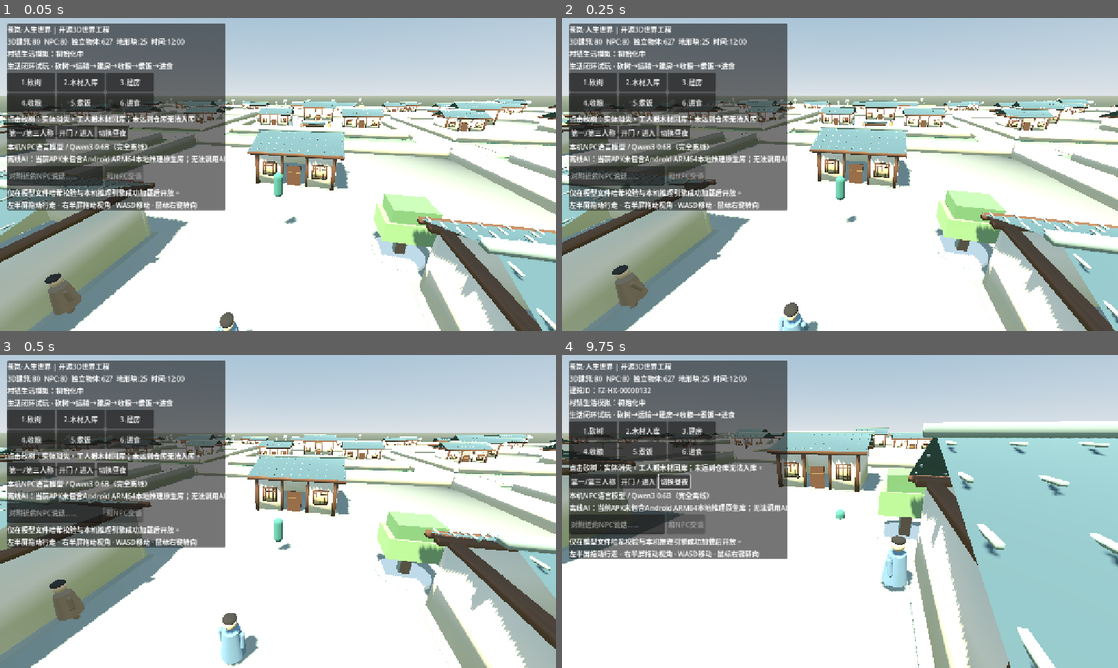
Above: before the commit, frames 1-4 (two rows, left to right).
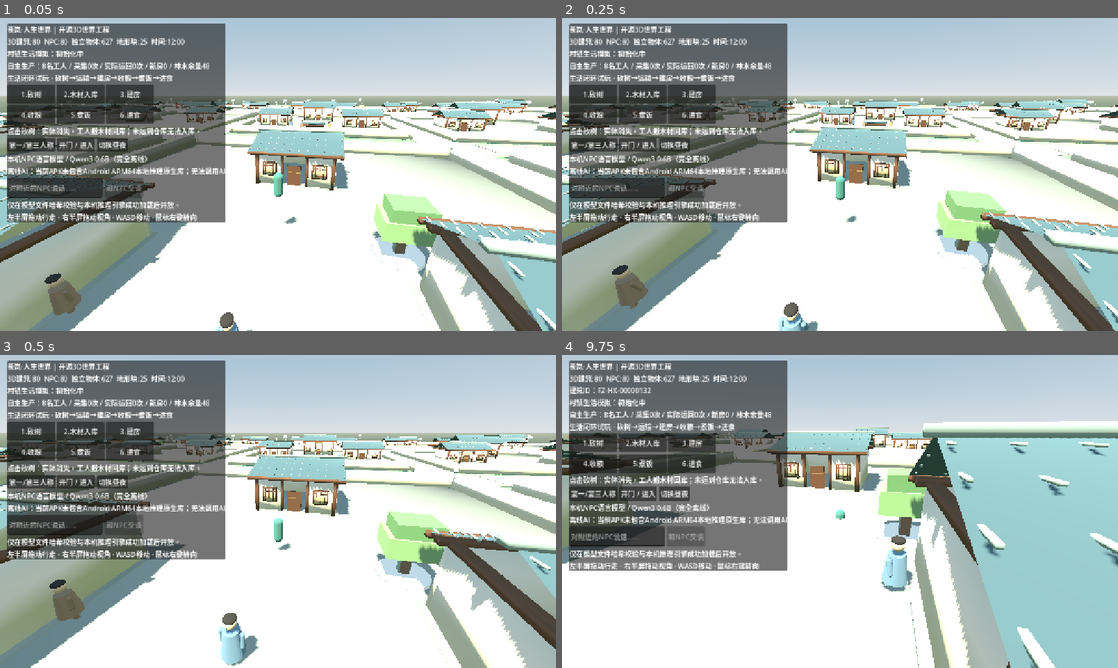
Above: after the commit, the same moments.

Repository: 160701541-cell/xinyanshuo
Game: Godot game, scene res://scenes/main.tscn
Two runs of this game, one before a commit and one after it. Both use one fixed random seed, a clock stepped at 60 frames per second and the inputs below.
Inputs (mouse positions are in pixels of both pictures, inside the frame that each line leads up to):
- Up to frame 1 (0.05 s): no input
- Up to frame 2 (0.25 s): no input
- Up to frame 3 (0.5 s): no input
- Up to frame 4 (9.75 s): move the mouse to (962, 495) at 0.52 s; hold D 0.53-1.25 s; hold Shift 0.53-1.25 s; click (962, 495) at 0.67 s; drag from (728, 527) to (812, 574) at 1.27 s; move the mouse to (895, 442) at 2.02 s; hold D 2.03-2.75 s; hold Shift 2.03-2.75 s; drag from (812, 574) to (673, 464) at 2.77 s; move the mouse to (1006, 558) at 3.52 s; hold A 3.53-4.25 s; hold Shift 3.53-4.25 s; drag from (673, 464) to (756, 433) at 4.27 s; move the mouse to (867, 511) at 5.02 s; hold S 5.03-5.75 s; hold Shift 5.03-5.75 s; click (867, 511) at 5.17 s; drag from (756, 433) to (728, 527) at 5.77 s; move the mouse to (962, 495) at 6.52 s; hold W 6.53-7.25 s; hold Shift 6.53-7.25 s; drag from (728, 527) to (812, 574) at 7.27 s; move the mouse to (895, 442) at 8.02 s; hold S 8.03-8.75 s; hold Shift 8.03-8.75 s; drag from (812, 574) to (673, 464) at 8.77 s; move the mouse to (1006, 558) at 9.52 s; hold W from 9.53 s (still down); hold Shift from 9.53 s (still down); click (1006, 558) at 9.67 s

The runs differ from the first frame. In frame 1, 9.3% of the frame differs, in the area x 1-41%, y 14-66%; in frame 2, 9.3%; in frame 3, 9.1%; in frame 4, 9.4%, in the area x 1-41%, y 17-69%.

Commit message:
feat(gameplay): 3D village director autonomously commands eight real NPCs to physical finite jobs; show live production stats in HUD

Diff:
--- a/game-source/godot3d/scripts/world_main.gd
+++ b/game-source/godot3d/scripts/world_main.gd
@@ -11,6 +11,7 @@
 const LocalAI = preload("res://scripts/local_ai_service.gd")
 const LifeSim = preload("res://scripts/worldbox_life_sim.gd")
 const Worksites = preload("res://scripts/worldbox_visible_worksite.gd")
+const AutonomousDirector = preload("res://scripts/autonomous_village_director.gd")
 # Authentic earlier Canglan 3D economy/identity source has been audited and
 # safely migrated to the PUBLIC repository without any signing credentials.
 const OriginalWorldState = preload("res://scripts/world_state.gd")
@@ -23,6 +24,8 @@
 var authoritative_world: RefCounted
 var life_sim: RefCounted
 var visible_worksite: Node3D
+var autonomous_director: Node3D
+var ui_auto: Label
 var ui_work_result: Label
 var _life_last_hour: int = 12
 var _life_day: int = 1
@@ -106,6 +109,11 @@
 	if not citizen_nodes.is_empty():
 		visible_worksite.call("setup",life_sim,
 			String(citizen_nodes[0].get_meta("entity_id","")))
+	# Autonomous profession AI operates on original 3D NPC nodes, using
+	# finite physical world resources; the optional LLM never mints materials.
+	autonomous_director = AutonomousDirector.new()
+	add_child(autonomous_director)
+	autonomous_director.call("setup",life_sim,citizen_nodes)
 	# The actual GGUF/llama.cpp service is part of the same 3D game process.
 	# When native binary or verified weights are missing it reports disabled,
 	# never returns scripted dialog disguised as AI.
@@ -339,6 +347,9 @@
 	ui_life = Label.new()
 	ui_life.text = "村镇生活模拟：初始化中"
 	stack.add_child(ui_life)
+	ui_auto = Label.new()
+	ui_auto.text = "自主村民：等待工人出发……"
+	stack.add_child(ui_auto)
 	var work_header := Label.new()
 	work_header.text = "生活闭环试玩 · 砍树→运输→建房→收粮→煮饭→进食"
 	stack.add_child(work_header)
@@ -533,6 +544,11 @@
 	if t<=0.0:
 		set_meta("hud_time",0.5)
 		_refresh_status()
+		if autonomous_director!=null and ui_auto!=null:
+			var work: Dictionary = autonomous_director.call("stats")
+			ui_auto.text = "自主生产：%d名工人 / 采集%d次 / 实际运回%d次 / 新房%d / 林木余量%d" % [
+				int(work["workers"]),int(work["harvested"]),int(work["delivered"]),
+				int(work["new_houses_visible"]),int(work["remaining_trees"])]
 
 func _refresh_light() -> void:
 	if sun == null:
